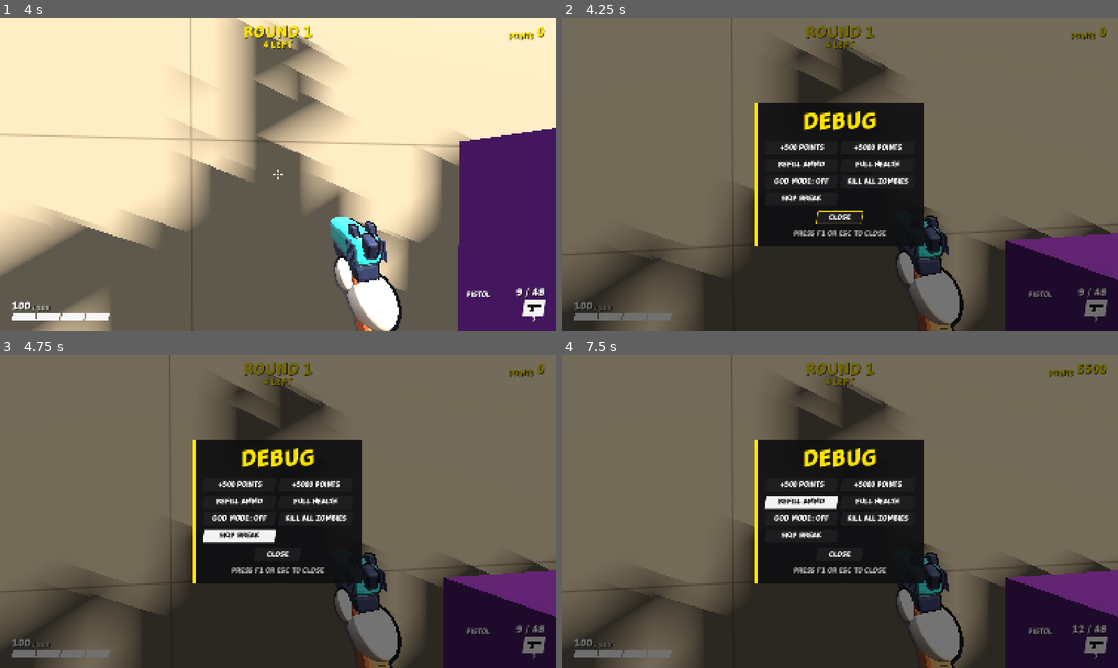
Above: before the commit, frames 1-4 (two rows, left to right).
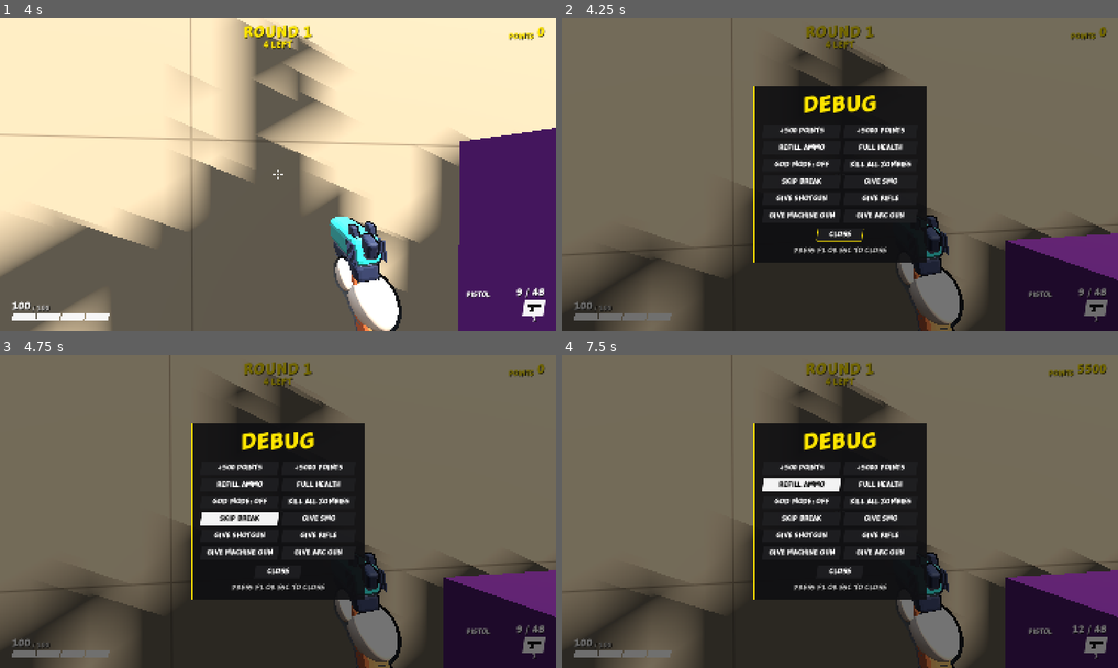
Above: after the commit, the same moments.

Repository: juanakajuan/zombie-survival-fps
Game: Godot game, scene res://levels/compound.tscn
Two runs of this game, one before a commit and one after it. Both use one fixed random seed, a clock stepped at 60 frames per second and the inputs below.
Inputs (mouse positions are in pixels of both pictures, inside the frame that each line leads up to):
- Up to frame 1 (4 s): tap Enter (restart) at 0.5 s; move the mouse to (305, 174) at 0.52 s; hold Right mouse button (aim) 0.53-1.28 s; hold W (move_forward) from 0.53 s (still down); tap Space (jump) at 0.77, 1.07, 1.52, 1.55, 1.82, 2.1, 3.02, 3.32, 3.77, 3.8 s; click (305, 174) at 0.8 s; move the mouse to (250, 174) at 1.27 s; click (250, 174) at 1.35 s; move the mouse to (289, 168) at 2.02 s; hold Right mouse button (aim) 2.03-2.78 s; move the mouse to (272, 180) at 2.77 s; right-click (272, 180) at 2.85 s; click (272, 180) at 3.05 s; move the mouse to (316, 177) at 3.52 s; hold Ctrl (crouch) from 3.53 s (still down)
- Up to frame 2 (4.25 s): keep holding W (move_forward); keep holding Ctrl (crouch); tap Space (jump) at 4.07 s; tap F1 (debug_menu) at 4.15 s
- Up to frame 3 (4.75 s): release W (move_forward) at 4.25 s; release Ctrl (crouch) at 4.25 s; click "SKIP BREAK" at 4.25 s
- Up to frame 4 (7.5 s): click "SKIP BREAK" at 5 s; click "+500 POINTS" at 5.75 s; click "+5000 POINTS" at 6.5 s; click "REFILL AMMO" at 7.25 s

Frame 1 is identical in both runs. In frame 2, 6.7% of the frame differs, in the area x 34-66%, y 21-79%; in frame 3, 7.4%; in frame 4, 7.4%.

Commit message:
feat: add the arc gun, the special weapon from the weapon box
A shot of the arc gun is one ray. When it damages a living target, an
arc jumps on to the nearest living target within WeaponData.chain_range
that the last one can see, up to chain_targets times, with the damage
times chain_damage_scale at each jump. Each arc is a hit that pays
points, and a wall stops it. ARC GUN+ jumps further and more often.

Only the weapon box gives the arc gun. The box table now also rolls the
shotgun, the rifle, and the machine gun. The box tests that need a
small table build their own.

The debug menu gets a GIVE button for each weapon, so a play-test or a
verify journey can take any weapon at once. The buttons apply a
BuyItem, because a WeaponData reference from the debug menu script
leaked resources at the editor's exit.

Diff:
--- a/debug_menu/debug_menu.gd
+++ b/debug_menu/debug_menu.gd
@@ -6,6 +6,8 @@
 signal close_requested
 
 @export var point_grants: Array[int] = [500, 5000]
+## Each item gets a GIVE button that applies it to the player for free, as a station does after it takes the points.
+@export var gifts: Array[BuyItem] = []
 @export var button_size: Vector2 = Vector2(220.0, 40.0)
 
 ## Player sets it. Every command acts on it.
@@ -30,6 +32,8 @@
 	_god_button = _add_command("GOD MODE", _toggle_god_mode)
 	_add_command("KILL ALL ZOMBIES", _kill_zombies)
 	_add_command("SKIP BREAK", _skip_break)
+	for gift: BuyItem in gifts:
+		_add_command("GIVE %s" % gift.display_name, _give.bind(gift))
 
 
 func _unhandled_input(event: InputEvent) -> void:
@@ -87,6 +91,11 @@
 	player.wallet.add(amount)
 
 
+func _give(gift: BuyItem) -> void:
+	if gift.can_apply(player):
+		gift.apply(player)
+
+
 func _refill_ammo() -> void:
 	for held: Weapon in player.weapons:
 		_fill(held)
--- a/debug_menu/debug_menu.tscn
+++ b/debug_menu/debug_menu.tscn
@@ -2,6 +2,12 @@
 
 [ext_resource type="Script" path="res://debug_menu/debug_menu.gd" id="1_debug_menu"]
 [ext_resource type="Theme" path="res://hud/hud_theme.tres" id="2_theme"]
+[ext_resource type="Script" path="res://economy/buy_item.gd" id="3_buy_item"]
+[ext_resource type="Resource" path="res://economy/smg_item.tres" id="4_smg"]
+[ext_resource type="Resource" path="res://economy/shotgun_item.tres" id="5_shotgun"]
+[ext_resource type="Resource" path="res://economy/rifle_item.tres" id="6_rifle"]
+[ext_resource type="Resource" path="res://economy/machine_gun_item.tres" id="7_machine_gun"]
+[ext_resource type="Resource" path="res://weapon_box/arc_gun_item.tres" id="8_arc_gun"]
 
 [sub_resource type="StyleBoxFlat" id="panel"]
 bg_color = Color(0.06, 0.06, 0.07, 0.92)
@@ -16,6 +22,7 @@
 process_mode = 3
 layer = 21
 script = ExtResource("1_debug_menu")
+gifts = Array[ExtResource("3_buy_item")]([ExtResource("4_smg"), ExtResource("5_shotgun"), ExtResource("6_rifle"), ExtResource("7_machine_gun"), ExtResource("8_arc_gun")])
 
 [node name="Dim" type="ColorRect" parent="."]
 anchors_preset = 15
--- a/tests/debug_menu/test_debug_menu.gd
+++ b/tests/debug_menu/test_debug_menu.gd
@@ -139,3 +139,18 @@
 	event.pressed = true
 	Input.parse_input_event(event)
 	Input.flush_buffered_events()
+
+
+func test_give_commands_put_each_weapon_in_hand() -> void:
+	var player := await spawn_player()
+	var menu := player.debug_menu
+	assert_true(not menu.gifts.is_empty(), "the menu has weapons to give")
+	for gift: BuyItem in menu.gifts:
+		var item := gift as WeaponItem
+		menu.run_command("GIVE %s" % item.display_name)
+		assert_true(player.weapon.data == item.weapon, "%s is in hand" % item.display_name)
+	assert_eq(player.wallet.points, 0, "the gifts cost nothing")
+	var held := player.weapons.size()
+	var last: BuyItem = menu.gifts.back()
+	menu.run_command("GIVE %s" % last.display_name)
+	assert_eq(player.weapons.size(), held, "giving a held weapon adds no copy")
--- a/tests/weapon_box/test_weapon_box.gd
+++ b/tests/weapon_box/test_weapon_box.gd
@@ -2,6 +2,7 @@
 
 const BOX_SCENE: PackedScene = preload("res://weapon_box/weapon_box.tscn")
 const SMG_ITEM: WeaponItem = preload("res://economy/smg_item.tres")
+const PISTOL_ITEM: WeaponItem = preload("res://weapon_box/pistol_item.tres")
 
 
 func test_a_use_costs_the_price_and_offers_a_weapon_from_the_table() -> void:
@@ -32,6 +33,7 @@
 func test_the_box_never_gives_a_weapon_the_player_holds() -> void:
 	var player := await spawn_player()
 	var box := _spawn_box(0.0)
+	box.table = _pistol_and_smg_table()
 	box.offer_time = 1.0
 	for _i: int in 10:
 		player.wallet.add(box.cost)
@@ -43,6 +45,7 @@
 func test_a_box_with_no_new_weapon_takes_no_points() -> void:
 	var player := await spawn_player()
 	var box := _spawn_box(0.0)
+	box.table = _pistol_and_smg_table()
 	player.give_weapon(SMG_ITEM.weapon)
 	player.wallet.add(box.cost)
 	assert_eq(box.prompt_text(player), "NO NEW WEAPONS", "prompt")
@@ -108,6 +111,16 @@
 	return box
 
 
+## A table with only the pistol and the SMG, so a player who holds both can get nothing new.
+func _pistol_and_smg_table() -> WeaponBoxTable:
+	var table := WeaponBoxTable.new()
+	for item: WeaponItem in [PISTOL_ITEM, SMG_ITEM]:
+		var entry := WeaponBoxEntry.new()
+		entry.item = item
+		table.entries.append(entry)
+	return table
+
+
 func _place(at: Vector3) -> Marker3D:
 	var place := Marker3D.new()
 	place.position = at
--- /dev/null
+++ b/tests/weapons/test_arc_gun.gd
@@ -0,0 +1,74 @@
+extends TestCase
+
+const ARC_GUN: WeaponData = preload("res://weapons/arc_gun.tres")
+const BOX_TABLE: WeaponBoxTable = preload("res://weapon_box/weapon_box_table.tres")
+const COMPOUND_SCENE: PackedScene = preload("res://levels/compound.tscn")
+
+
+func test_the_arc_jumps_to_the_nearest_zombies_with_less_damage_each_jump() -> void:
+	var player := await spawn_player()
+	var data := ARC_GUN.duplicate() as WeaponData
+	data.damage = 40.0
+	var arc_gun := player.give_weapon(data)
+	var first := spawn_zombie(Vector3(0.0, 0.0, -4.0))
+	var second := spawn_zombie(Vector3(1.5, 0.0, -5.0))
+	var third := spawn_zombie(Vector3(3.0, 0.0, -6.0))
+	var far := spawn_zombie(Vector3(0.0, 0.0, -4.0 - data.chain_range * 3.0))
+	await run_seconds(1.0)
+	look_at_point(player, first.global_position + Vector3.UP * data.chain_aim_height)
+	await physics_frames(1)
+	assert_true(arc_gun.try_fire(), "the shot fires")
+	var second_damage := data.damage * data.chain_damage_scale
+	assert_almost_eq(_lost(first), data.damage, 0.001, "the first zombie took the full damage")
+	assert_almost_eq(_lost(second), second_damage, 0.001, "the nearest zombie to it took the first jump")
+	assert_almost_eq(_lost(third), second_damage * data.chain_damage_scale, 0.001, "the next zombie took the second jump")
+	assert_almost_eq(_lost(far), 0.0, 0.001, "a zombie out of range took nothing")
+	assert_eq(player.wallet.points, 3 * player.wallet.points_per_hit, "each zombie hit paid the hit points")
+
+
+func test_the_arc_does_not_jump_through_a_wall() -> void:
+	var player := await spawn_player()
+	var arc_gun := player.give_weapon(ARC_GUN)
+	var first := spawn_zombie(Vector3(0.0, 0.0, -4.0))
+	var hidden := spawn_zombie(Vector3(3.0, 0.0, -4.0))
+	var wall := StaticBody3D.new()
+	var shape := CollisionShape3D.new()
+	var box := BoxShape3D.new()
+	box.size = Vector3(0.5, 4.0, 4.0)
+	shape.shape = box
+	wall.add_child(shape)
+	wall.position = Vector3(1.5, 2.0, -4.0)
+	add_child(wall)
+	await run_seconds(1.0)
+	look_at_point(player, first.global_position + Vector3.UP * ARC_GUN.chain_aim_height)
+	await physics_frames(1)
+	arc_gun.try_fire()
+	assert_true(_lost(first) > 0.0, "the first zombie was hit")
+	assert_almost_eq(_lost(hidden), 0.0, 0.001, "the zombie behind the wall took nothing")
+
+
+func test_the_upgraded_arc_gun_jumps_further_and_to_more_targets() -> void:
+	var player := await spawn_player()
+	player.give_weapon(ARC_GUN)
+	player.upgrade_weapon()
+	var upgraded := player.weapon.data
+	assert_true(upgraded == ARC_GUN.upgrade, "the upgraded arc gun is in hand")
+	assert_true(upgraded.chain_targets > ARC_GUN.chain_targets, "more jumps")
+	assert_true(upgraded.chain_range > ARC_GUN.chain_range, "longer jumps")
+	assert_true(upgraded.damage > ARC_GUN.damage, "more damage")
+	assert_true(upgraded.magazine_size > ARC_GUN.magazine_size, "a larger magazine")
+	assert_true(upgraded.upgrade == null, "the upgraded arc gun cannot be upgraded again")
+
+
+func test_only_the_weapon_box_gives_the_arc_gun() -> void:
+	assert_true(BOX_TABLE.entries.any(func(entry: WeaponBoxEntry) -> bool: return entry.item.weapon == ARC_GUN), "the box can roll it")
+	for scene: PackedScene in [LEVEL_SCENE, COMPOUND_SCENE]:
+		var level := await spawn_level(null, scene)
+		assert_true(not sells_weapon(level, ARC_GUN.display_name), "no station in %s sells it" % level.name)
+		level.queue_free()
+		await physics_frames(1)
+
+
+func _lost(zombie: Zombie) -> float:
+	var health := Health.find_on(zombie)
+	return health.max_health - health.current
--- /dev/null
+++ b/weapon_box/arc_gun_item.tres
@@ -0,0 +1,11 @@
+[gd_resource type="Resource" script_class="WeaponItem" format=3]
+
+[ext_resource type="Script" path="res://economy/weapon_item.gd" id="1_item"]
+[ext_resource type="Resource" path="res://weapons/arc_gun.tres" id="2_arc_gun"]
+
+[resource]
+script = ExtResource("1_item")
+weapon = ExtResource("2_arc_gun")
+ammo_cost = 1500
+display_name = "ARC GUN"
+cost = 0
--- a/weapon_box/weapon_box_table.tres
+++ b/weapon_box/weapon_box_table.tres
@@ -4,6 +4,10 @@
 [ext_resource type="Script" path="res://weapon_box/weapon_box_entry.gd" id="2_entry"]
 [ext_resource type="Resource" path="res://economy/smg_item.tres" id="3_smg"]
 [ext_resource type="Resource" path="res://weapon_box/pistol_item.tres" id="4_pistol"]
+[ext_resource type="Resource" path="res://economy/shotgun_item.tres" id="5_shotgun"]
+[ext_resource type="Resource" path="res://economy/rifle_item.tres" id="6_rifle"]
+[ext_resource type="Resource" path="res://economy/machine_gun_item.tres" id="7_machine_gun"]
+[ext_resource type="Resource" path="res://weapon_box/arc_gun_item.tres" id="8_arc_gun"]
 
 [sub_resource type="Resource" id="smg_entry"]
 script = ExtResource("2_entry")
@@ -15,6 +19,26 @@
 item = ExtResource("4_pistol")
 weight = 1.0
 
+[sub_resource type="Resource" id="shotgun_entry"]
+script = ExtResource("2_entry")
+item = ExtResource("5_shotgun")
+weight = 3.0
+
+[sub_resource type="Resource" id="rifle_entry"]
+script = ExtResource("2_entry")
+item = ExtResource("6_rifle")
+weight = 3.0
+
+[sub_resource type="Resource" id="machine_gun_entry"]
+script = ExtResource("2_entry")
+item = ExtResource("7_machine_gun")
+weight = 2.0
+
+[sub_resource type="Resource" id="arc_gun_entry"]
+script = ExtResource("2_entry")
+item = ExtResource("8_arc_gun")
+weight = 1.0
+
 [resource]
 script = ExtResource("1_table")
-entries = Array[ExtResource("2_entry")]([SubResource("smg_entry"), SubResource("pistol_entry")])
+entries = Array[ExtResource("2_entry")]([SubResource("smg_entry"), SubResource("pistol_entry"), SubResource("shotgun_entry"), SubResource("rifle_entry"), SubResource("machine_gun_entry"), SubResource("arc_gun_entry")])
--- /dev/null
+++ b/weapons/arc_gun.tres
@@ -0,0 +1,25 @@
+[gd_resource type="Resource" script_class="WeaponData" format=3]
+
+[ext_resource type="Script" path="res://weapons/weapon_data.gd" id="1_data"]
+[ext_resource type="PackedScene" path="res://weapons/arc_gun_view.tscn" id="2_view"]
+[ext_resource type="PackedScene" path="res://weapons/arc_tracer.tscn" id="3_tracer"]
+[ext_resource type="PackedScene" path="res://weapons/arc_gun.glb" id="4_model"]
+[ext_resource type="Resource" path="res://weapons/arc_gun_upgraded.tres" id="5_upgrade"]
+
+[resource]
+script = ExtResource("1_data")
+display_name = "ARC GUN"
+damage = 110.0
+fire_interval = 0.45
+magazine_size = 8
+max_reserve = 48
+reload_time = 2.4
+max_range = 60.0
+automatic = false
+chain_targets = 4
+chain_range = 6.0
+chain_damage_scale = 0.75
+view_model = ExtResource("2_view")
+tracer = ExtResource("3_tracer")
+world_model = ExtResource("4_model")
+upgrade = ExtResource("5_upgrade")
--- /dev/null
+++ b/weapons/arc_gun_cell_thrown.tscn
@@ -0,0 +1,19 @@
+[gd_scene format=3]
+
+[ext_resource type="Script" path="res://weapons/thrown_gun.gd" id="1_thrown"]
+
+[sub_resource type="BoxShape3D" id="shape"]
+size = Vector3(0.042, 0.09, 0.042)
+
+[sub_resource type="PhysicsMaterial" id="bounce"]
+bounce = 0.35
+
+[node name="ArcGunCellThrown" type="RigidBody3D"]
+collision_layer = 2
+mass = 0.2
+physics_material_override = SubResource("bounce")
+script = ExtResource("1_thrown")
+
+[node name="CollisionShape3D" type="CollisionShape3D" parent="."]
+transform = Transform3D(1, 0, 0, 0, 1, 0, 0, 0, 1, 0, -0.045, 0)
+shape = SubResource("shape")
--- /dev/null
+++ b/weapons/arc_gun_upgraded.tres
@@ -0,0 +1,33 @@
+[gd_resource type="Resource" script_class="WeaponData" format=3]
+
+[ext_resource type="Script" path="res://weapons/weapon_data.gd" id="1_data"]
+[ext_resource type="PackedScene" path="res://weapons/arc_gun_view.tscn" id="2_view"]
+[ext_resource type="PackedScene" path="res://weapons/arc_tracer.tscn" id="3_tracer"]
+[ext_resource type="Material" path="res://weapons/upgrade_accent.tres" id="4_accent"]
+[ext_resource type="PackedScene" path="res://weapons/arc_gun.glb" id="5_model"]
+
+[sub_resource type="StandardMaterial3D" id="main"]
+resource_name = "UpgradedBody"
+albedo_color = Color(0.85, 0.2, 0.7, 1)
+roughness = 0.55
+
+[resource]
+script = ExtResource("1_data")
+display_name = "ARC GUN+"
+damage = 200.0
+fire_interval = 0.35
+magazine_size = 12
+max_reserve = 72
+reload_time = 2.4
+max_range = 60.0
+automatic = false
+chain_targets = 7
+chain_range = 8.0
+chain_damage_scale = 0.85
+view_model = ExtResource("2_view")
+tracer = ExtResource("3_tracer")
+world_model = ExtResource("5_model")
+view_materials = Dictionary[String, Material]({
+"Accent": ExtResource("4_accent"),
+"Body": SubResource("main")
+})
--- /dev/null
+++ b/weapons/arc_gun_view.tscn
@@ -0,0 +1,39 @@
+[gd_scene format=3]
+
+[ext_resource type="Script" path="res://weapons/magazine_view_model.gd" id="1_view"]
+[ext_resource type="PackedScene" path="res://weapons/arc_gun.glb" id="2_model"]
+[ext_resource type="PackedScene" path="res://weapons/arc_gun_cell_thrown.tscn" id="3_thrown"]
+[ext_resource type="PackedScene" path="res://player/player_hand.glb" id="4_hand"]
+[ext_resource type="PackedScene" path="res://player/player_fist.glb" id="5_fist"]
+
+[node name="ArcGunView" type="Node3D" node_paths=PackedStringArray("motion", "model", "slide", "hand", "hand_anchor", "muzzle", "magazine", "left_hand")]
+script = ExtResource("1_view")
+motion = NodePath("Motion")
+model = NodePath("Motion/Model")
+slide = NodePath("Motion/Model/Slide")
+hand = NodePath("Motion/Hand")
+hand_anchor = NodePath("Motion/Model/HandAnchor")
+muzzle = NodePath("Motion/Model/Muzzle")
+magazine = NodePath("Motion/Model/Magazine")
+left_hand = NodePath("Motion/Model/LeftHand")
+dropped_magazine_scene = ExtResource("3_thrown")
+kick_angle = 9.0
+magazine_insert_offset = Vector3(0, -0.22, 0.04)
+left_hand_offset = Vector3(0, -0.13, 0)
+aim_offset = Vector3(-0.16, 0.047, 0)
+
+[node name="Motion" type="Node3D" parent="."]
+transform = Transform3D(1, 0, 0, 0, 1, 0, 0, 0, 1, 0.16, -0.19, -0.3)
+
+[node name="Model" parent="Motion" instance=ExtResource("2_model")]
+
+[node name="Hand" parent="Motion" instance=ExtResource("4_hand")]
+
+[node name="HandAnchor" type="RemoteTransform3D" parent="Motion/Model"]
+remote_path = NodePath("../../Hand")
+
+[node name="Muzzle" type="Marker3D" parent="Motion/Model"]
+transform = Transform3D(1, 0, 0, 0, 1, 0, 0, 0, 1, 0, 0.085, -0.41)
+
+[node name="LeftHand" parent="Motion/Model" instance=ExtResource("5_fist")]
+visible = false
--- /dev/null
+++ b/weapons/arc_tracer.tscn
@@ -0,0 +1,20 @@
+[gd_scene format=3]
+
+[ext_resource type="Script" path="res://weapons/tracer.gd" id="1_tracer"]
+
+[sub_resource type="StandardMaterial3D" id="glow"]
+transparency = 1
+shading_mode = 0
+albedo_color = Color(0.45, 0.95, 1, 0.9)
+disable_receive_shadows = true
+
+[sub_resource type="BoxMesh" id="streak"]
+material = SubResource("glow")
+size = Vector3(0.06, 0.06, 1)
+
+[node name="ArcTracer" type="MeshInstance3D"]
+cast_shadow = 0
+mesh = SubResource("streak")
+script = ExtResource("1_tracer")
+speed = 60.0
+length = 4.0
--- a/weapons/weapon.gd
+++ b/weapons/weapon.gd
@@ -155,29 +155,90 @@
 	query.hit_from_inside = true
 	var result: Dictionary = get_world_3d().direct_space_state.intersect_ray(query)
 	if result.is_empty():
-		_spawn_tracer(query.to)
+		_spawn_tracer(_muzzle(), query.to)
 		return
 	var collider: Object = result["collider"]
 	var point: Vector3 = result["position"]
 	var shape_index: int = result["shape"]
-	_spawn_tracer(point)
+	_spawn_tracer(_muzzle(), point)
 	hit.emit(collider, point)
-	if collider is Node:
-		var health := Health.find_on(collider as Node)
-		if health != null:
-			if health.is_dead():
-				return
-			var weak_spot := WeakSpot.find_hit(collider, shape_index)
-			health.damage(data.damage * (weak_spot.damage_multiplier if weak_spot != null else 1.0))
-			damaged.emit(collider, health.is_dead(), weak_spot != null)
-
-
-func _spawn_tracer(to: Vector3) -> void:
+	var weak_spot := WeakSpot.find_hit(collider, shape_index)
+	if _damage(collider, data.damage * (weak_spot.damage_multiplier if weak_spot != null else 1.0), weak_spot != null) \
+			and data.chain_targets > 0:
+		_chain(collider as CollisionObject3D, point)
+
+
+## Damages the Health of the collider, when it has one that is alive. Returns whether it did.
+func _damage(collider: Object, amount: float, headshot: bool) -> bool:
+	if not collider is Node:
+		return false
+	var health := Health.find_on(collider as Node)
+	if health == null or health.is_dead():
+		return false
+	health.damage(amount)
+	damaged.emit(collider, health.is_dead(), headshot)
+	return true
+
+
+## Sends the arc from the first target hit at `from` to up to `data.chain_targets` more, each one a hit.
+func _chain(first: CollisionObject3D, from: Vector3) -> void:
+	var struck: Array[RID] = [first.get_rid()]
+	if wielder != null:
+		struck.append(wielder.get_rid())
+	var amount := data.damage
+	for _jump: int in data.chain_targets:
+		var next := _next_chain_target(from, struck)
+		if next == null:
+			return
+		var to := next.global_position + Vector3.UP * data.chain_aim_height
+		amount *= data.chain_damage_scale
+		_spawn_tracer(from, to)
+		hit.emit(next, to)
+		_damage(next, amount, false)
+		struck.append(next.get_rid())
+		from = to
+
+
+## The nearest body with a living Health within `data.chain_range` of `from` that `from` can see, and that is not in
+## `struck`, or null.
+func _next_chain_target(from: Vector3, struck: Array[RID]) -> CollisionObject3D:
+	var sphere := SphereShape3D.new()
+	sphere.radius = data.chain_range
+	var query := PhysicsShapeQueryParameters3D.new()
+	query.shape = sphere
+	query.transform = Transform3D(Basis.IDENTITY, from)
+	query.collision_mask = hit_mask
+	query.exclude = struck
+	var space := get_world_3d().direct_space_state
+	var nearest: CollisionObject3D = null
+	for found: Dictionary in space.intersect_shape(query, 64):
+		var collider: Object = found["collider"]
+		var body := collider as CollisionObject3D
+		if body == null:
+			continue
+		var health := Health.find_on(body)
+		if health == null or health.is_dead():
+			continue
+		var to := body.global_position + Vector3.UP * data.chain_aim_height
+		if nearest != null and from.distance_to(to) >= from.distance_to(nearest.global_position + Vector3.UP * data.chain_aim_height):
+			continue
+		var sight := PhysicsRayQueryParameters3D.create(from, to, hit_mask, struck)
+		var blocker: Dictionary = space.intersect_ray(sight)
+		var seen: Object = blocker.get("collider")
+		if seen == null or seen == body:
+			nearest = body
+	return nearest
+
+
+func _spawn_tracer(from: Vector3, to: Vector3) -> void:
 	if data.tracer == null:
 		return
 	var tracer := data.tracer.instantiate() as Tracer
 	add_child(tracer)
-	var from := global_position
+	tracer.launch(from, to)
+
+
+func _muzzle() -> Vector3:
 	if view_model != null and view_model.muzzle != null:
-		from = view_model.muzzle.global_position
-	tracer.launch(from, to)
+		return view_model.muzzle.global_position
+	return global_position
--- a/weapons/weapon_data.gd
+++ b/weapons/weapon_data.gd
@@ -16,6 +16,18 @@
 ## The largest angle between a ray and the aim. The rays spread evenly over the cone.
 @export_range(0.0, 45.0, 0.1, "suffix:°") var spread: float = 0.0
 @export var automatic: bool = false
+
+@export_group("Chain")
+## After a ray damages a living target, an arc jumps to this many more, one after the other. Each jump goes to the
+## nearest living target that the last one can see within `chain_range`, and that the shot did not hit yet.
+@export_range(0, 16) var chain_targets: int = 0
+@export_range(0.5, 30.0, 0.5, "suffix:m") var chain_range: float = 6.0
+## Each jump deals the damage of the one before it times this.
+@export_range(0.0, 1.0, 0.01) var chain_damage_scale: float = 0.75
+## The arc aims this far above a target's origin, at the chest of a zombie.
+@export_range(0.0, 3.0, 0.05, "suffix:m") var chain_aim_height: float = 1.1
+@export_group("")
+
 ## The model the player sees in first person. The Weapon node adds it as a child.
 @export var view_model: PackedScene
 ## The gun alone, for the world. A wall buy draws its silhouette.
Not shown, added: tests/weapons/test_arc_gun.gd.uid
Binary file added: weapons/arc_gun.glb
Not shown, added: weapons/arc_gun.glb.import
Not shown, changed: .claude/skills/verify/SKILL.md
Not shown, added: .claude/skills/verify/features/arc-gun.md
Not shown, changed: .claude/skills/verify/features/weapon-box.md
Not shown, added: .claude/skills/verify/journeys/arc_gun.steps
Not shown, changed: .claude/skills/verify/journeys/weapon_box.steps
Not shown, changed: DESIGN.md
Not shown, added: art_source/arc_gun.blend
